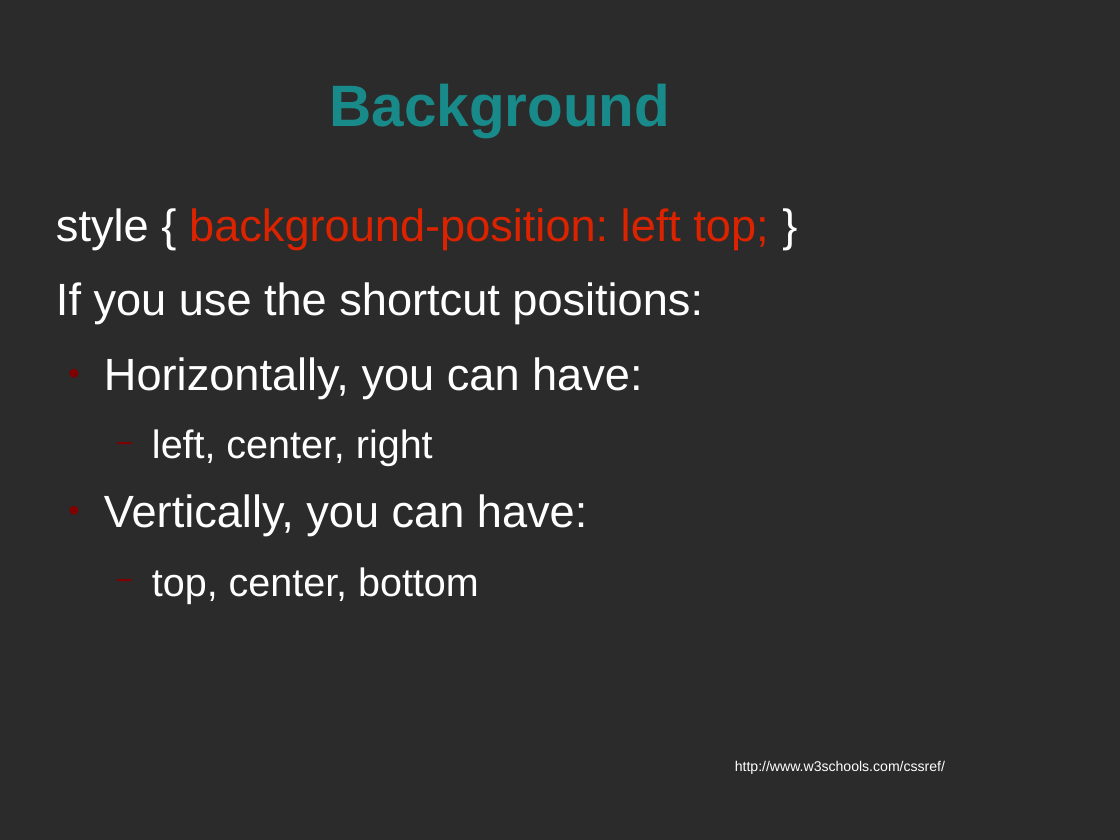
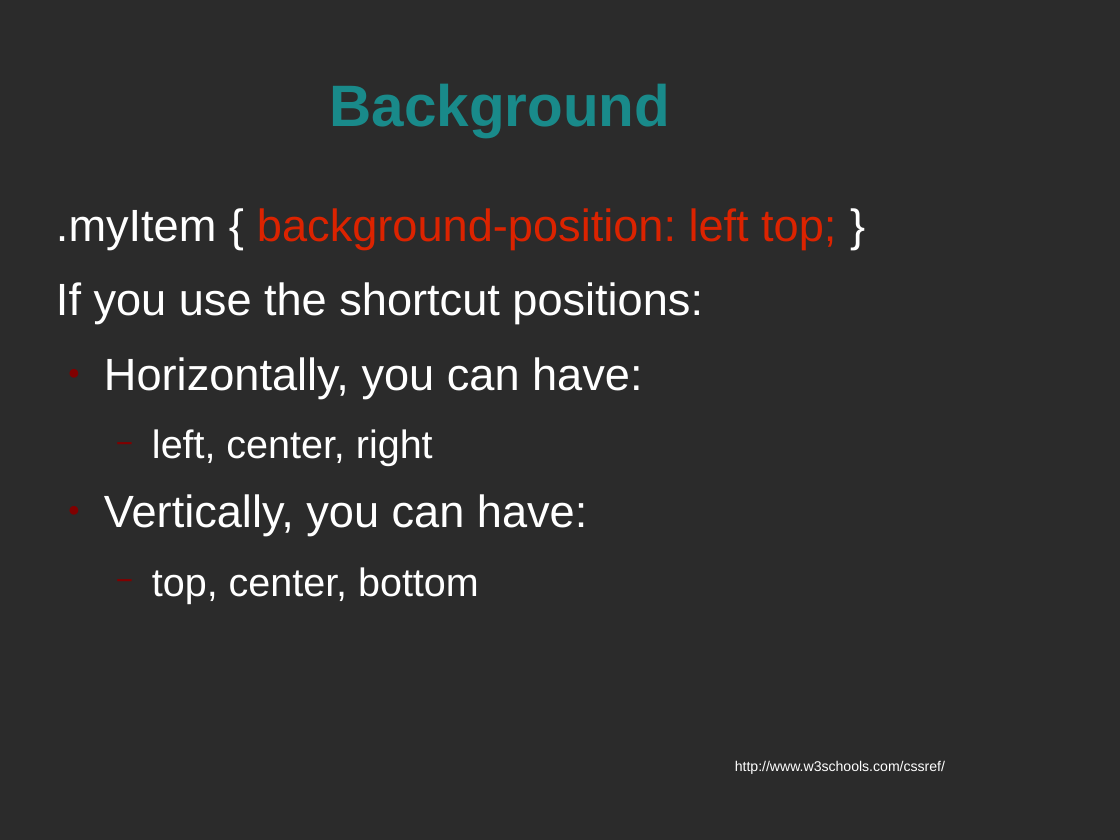
Before and after one commit to spellbindguy/Web-Development, a slide deck: slide 8 of Lectures/04 CSS/CSS Styles.odp. Drawn at 1120x840 pixels with LibreOffice and Linux fonts; fonts in the diff are those of the drawing; background and template pictures are left out; a plain dark background stands for a picture behind light text. Boxes give left, top, right and bottom in pixels: in the first picture for what was removed or moved away, otherwise in the second. Text is boxed around its words. In the diff, an @@ line names an element or a change of style, - is before the commit and + after.

```diff
--- a/Lectures/04 CSS/CSS Styles.odp
+++ b/Lectures/04 CSS/CSS Styles.odp
@@ text at [56,208,836,250]: text changed @@
-style { background-position: left top; }
+.myItem { background-position: left top; }
```
Also in this commit, not shown: 30 other slides changed, 38 slides added, 2 slides removed, 1 other file.
